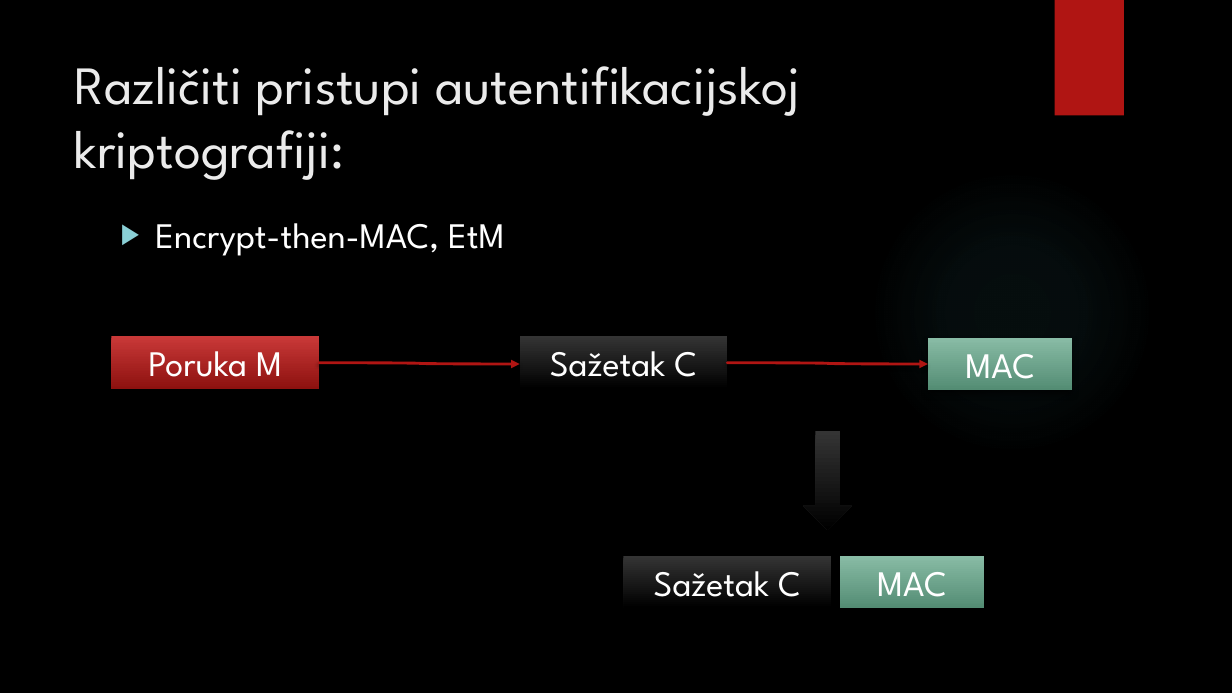
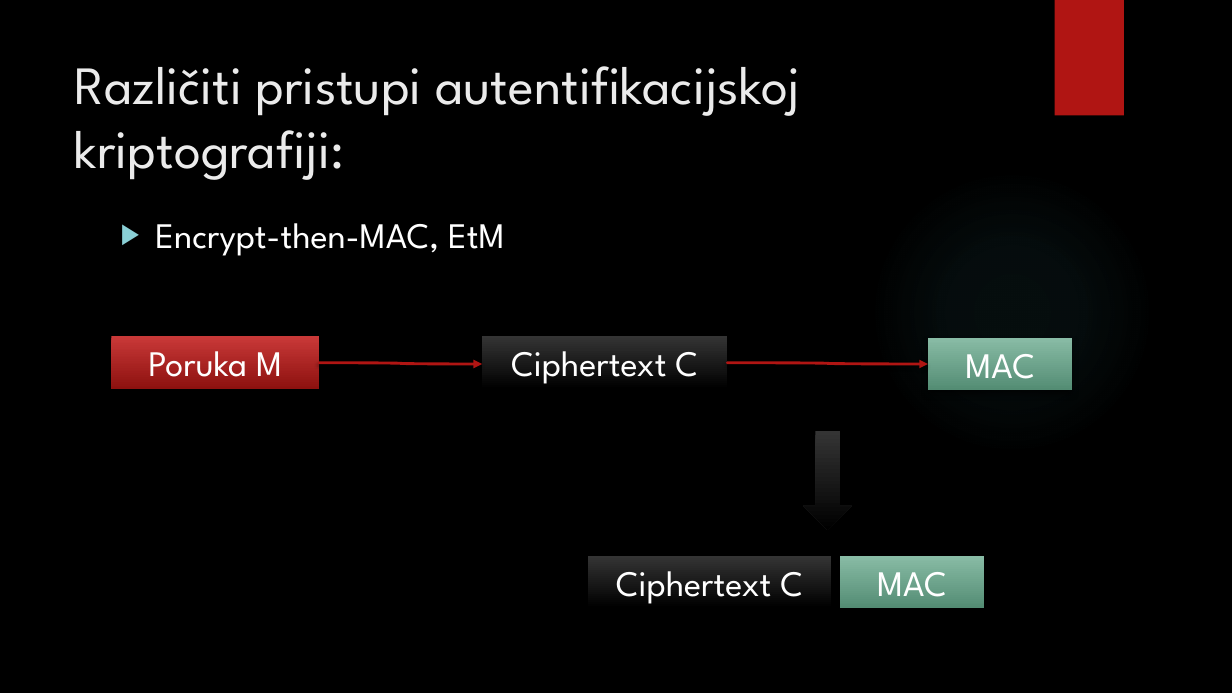
Before and after one commit to Dodomix/ACAA, a slide deck: slide 8 of Prezentacija/Autentifikacijska kriptografija.pptx. Drawn at 1232x693 pixels with LibreOffice and Linux fonts; fonts in the diff are those of the drawing; background and template pictures are left out. Boxes give left, top, right and bottom in pixels: in the first picture for what was removed or moved away, otherwise in the second. Text is boxed around its words. In the diff, an @@ line names an element or a change of style, - is before the commit and + after.

Commit message:
Promijenjeno u ciphertext

```diff
--- a/Prezentacija/Autentifikacijska kriptografija.pptx
+++ b/Prezentacija/Autentifikacijska kriptografija.pptx
@@ rectangle "Ciphertext C": place and size @@
-rectangle "Ciphertext C" at [519, 336, 727, 389]
+rectangle "Ciphertext C" at [482, 336, 727, 389]
@@ text in rectangle at [511, 351, 698, 384]: text changed @@
-Sažetak C
+Ciphertext C
@@ curved arrow moved from (319, 363) - (519, 364) to (319, 363) - (482, 364) @@
@@ rectangle "Ciphertext C": place and size @@
-rectangle "Ciphertext C" at [624, 555, 832, 608]
+rectangle "Ciphertext C" at [588, 555, 831, 608]
@@ text in rectangle at [616, 571, 803, 604]: text changed @@
-Sažetak C
+Ciphertext C
```
Also in this commit, not shown: 4 other slides changed.
